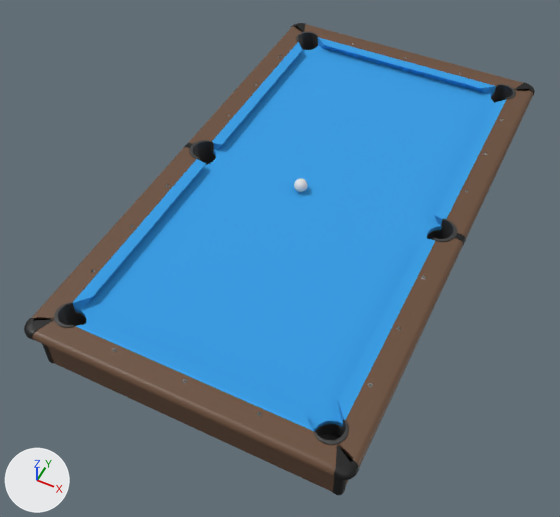
An edit to the Blender file models/table/table_default.blend, drawn before and after from the same camera.
Camera for both pictures: a 50 mm camera at (1.43, -1.22, 2.28) aimed at (0.38, 0.89, -0.36). Lighting does not change. The marker at lower left points along +X, +Y and +Z.

The first picture shows 'ball_reference', 'bevel_1', 'bevel_2', 'bevel_3', 'cushion_long', 'cushion_short', 'diamonds.001', 'frame', 'pocket_corner_holder', 'pocket_side_holder', 'slate'.
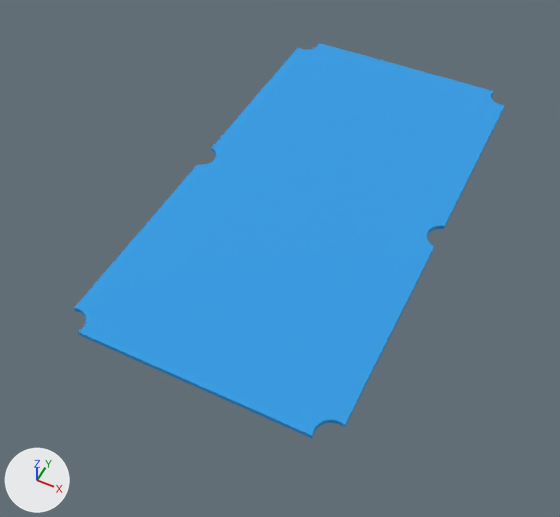
Commit message: shape table's cushion profile and bevel slate edges

What the commit changed:
Object 'slate' (ob_slate) moves from (0.495, 0.991, -0.01) to (0.495, 0.991, -0.005).
Object 'cushion_long' (ob_cushion_long) is now hidden.
Object 'cushion_short' (ob_cushion_short) is rescaled from (1.0, 1.0, 1.0) to (1.0, 1.0, 1.01).
Object 'cushion_short' (ob_cushion_short) is now hidden.
Object 'ball_reference' (ob_ball_reference) moves from (0.424, 0.986, 0.029) to (0.424, 0.986, 0.034).
Object 'ball_reference' (ob_ball_reference) is now hidden.
Object 'frame' (ob_frame) moves from (0.495, 0.991, 0.674) to (0.495, 0.991, 0.679).
Object 'frame' (ob_frame) is now hidden.
Object 'pocket_corner_holder' (ob_pocket_corner_holder) moves from (-0.016, -0.014, -0.018) to (-0.016, -0.014, -0.012).
Object 'pocket_corner_holder' (ob_pocket_corner_holder) is now hidden.
Object 'bevel_1' (ob_bevel_1) moves from (-0.12, -0.12, 0.03) to (-0.12, -0.12, 0.035).
Object 'bevel_1' (ob_bevel_1) is now hidden.
Object 'pocket_side_holder' (ob_pocket_side_holder) moves from (-0.042, 0.992, -0.018) to (-0.042, 0.992, -0.012).
Object 'pocket_side_holder' (ob_pocket_side_holder) is now hidden.
Object 'bevel_3' (ob_bevel_3) moves from (1.057, 2.049, -0.05) to (1.057, 2.049, -0.045).
Object 'bevel_3' (ob_bevel_3) is now hidden.
Object 'bevel_2' (ob_bevel_2) moves from (-0.141, 0.99, 0.028) to (-0.141, 0.99, 0.033).
Object 'bevel_2' (ob_bevel_2) is now hidden.
Object 'diamonds.001' (ob_diamonds_001) moves from (-0.074, -0.074, 0.035) to (-0.074, -0.074, 0.041).
Object 'diamonds.001' (ob_diamonds_001) is now hidden.

Pixel boxes (x1, y1, x2, y2) of what changed, in the pictures (560 x 517 px):
'slate', moved
    before: (75, 45, 494, 432)
    after: (74, 43, 505, 439)
'frame', hidden (brown)
    before: (32, 24, 533, 492)
'cushion_long', hidden (blue)
    before: (73, 41, 507, 422)
'cushion_short', hidden (blue)
    before: (76, 37, 496, 431)
'pocket_corner_holder', hidden (black)
    before: (54, 32, 516, 445)
'bevel_1', hidden (black)
    before: (24, 23, 535, 480)
'pocket_side_holder', hidden (black)
    before: (189, 140, 457, 242)
'bevel_3', hidden
    before: (42, 344, 346, 495)
'ball_reference', hidden
    before: (294, 179, 307, 192)
'diamonds.001', hidden
    before: (91, 43, 503, 416)
'bevel_2', hidden
    before: (183, 143, 466, 245)
'diamonds', no longer drawn
    before: (91, 56, 282, 416)
